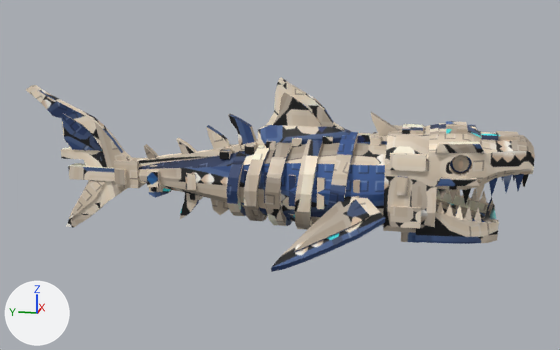
Two versions of the FBX model assets/SkeletalShark/fbx/SkeletalShark_Walk.fbx, one commit apart.
Rendered twice from a 50 mm camera at (-0.2088, -0.0465, 0.0716) aimed at (-0.0002, -0.0047, 0.0194). The axes (+X, +Y, +Z) are drawn at lower left. The lights are the same throughout. The first picture is the older version. Where no turn or scale is listed for an object, it has been applied to the vertices. Vertices at exactly the same position are counted once.

In view in the first picture: 'SkeletalShark'.
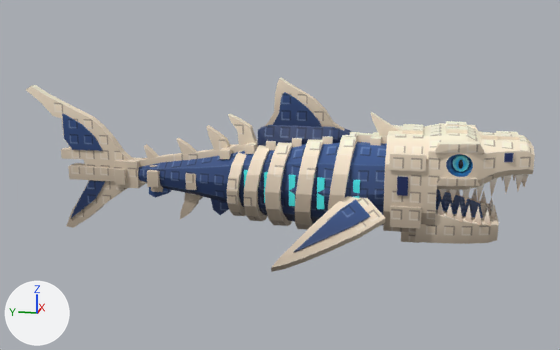
Where the change shows, as pixel boxes [x1, y1, x2, y2] in the pictures (560 x 350 px; the box of a moved part takes in the faces that stretch with it):
part 1 of me_skeletalshark, moved or reshaped: before [489, 205, 497, 219]; after [490, 205, 496, 218]
part 2 of me_skeletalshark, added (blue): after [436, 189, 483, 218]
part 3 of me_skeletalshark, moved or reshaped: before [415, 153, 529, 244]; after [415, 153, 528, 244]
part 4 of me_skeletalshark, surface changed: [27, 77, 535, 272] in both

Diff of the bpy script that builds the scene:
```diff
--- a/assets/SkeletalShark/fbx/SkeletalShark_Walk.fbx.py
+++ b/assets/SkeletalShark/fbx/SkeletalShark_Walk.fbx.py
@@ me_skeletalshark @@
 # used by ob_skeletalshark; location = (0.0, 0.0, 0.0)
-me_skeletalshark.from_pydata(...)  # 1931 vertices, 3534 faces; spans x -0.0317..0.0317, y -0.072..0.0708, z 0.0003..0.0468
+me_skeletalshark.from_pydata(...)  # 2035 vertices, 3738 faces; spans x -0.0317..0.0317, y -0.072..0.0708, z 0.0003..0.0468
+# me_skeletalshark part 1: the loose piece of 5 vertices spanning x -0.0049..-0.0029, y -0.064..-0.062, z 0.0115..0.0151 is scaled about its middle by (1, 1, 1.17), then moved by (0.0, 0.0, -0.0004)
+# me_skeletalshark part 2: a new loose piece of 20 vertices spanning x -0.0102..0.0102, y -0.0603..-0.0432, z 0.0116..0.0163, in mat_m_skeletalshark
+# me_skeletalshark part 3: 34 vertices moved from x -0.0141..0.0141, y -0.0642..-0.0432, z 0.0117..0.0302 to x -0.0141..0.0141, y -0.0642..-0.0432, z 0.0117..0.0304; 194 vertices removed from x -0.0141..0.0141, y -0.0714..-0.0432, z 0.009..0.0302; 278 vertices added at x -0.0141..0.0141, y -0.0714..-0.0432, z 0.011..0.0304
+# me_skeletalshark part 4: 3037 kept faces spanning x -0.0317..0.0317, y -0.072..0.0708, z 0.0003..0.0468 get new texture (UV) coordinates
+# other edits to the shape of me_skeletalshark do not show in these pictures
 me_skeletalshark.materials.append(mat_m_skeletalshark)
```
